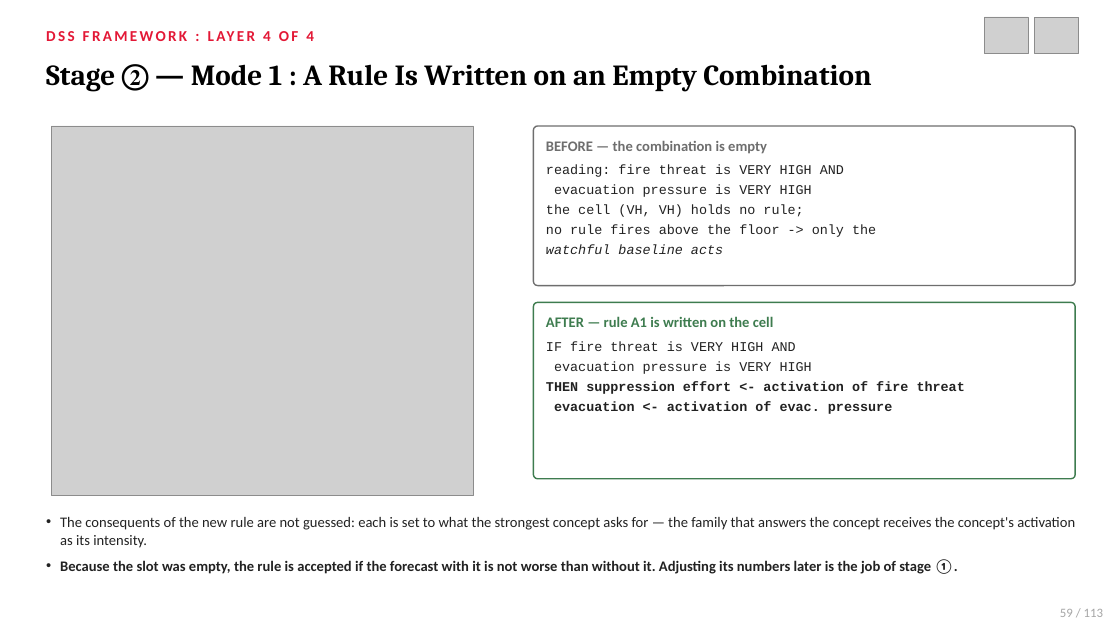
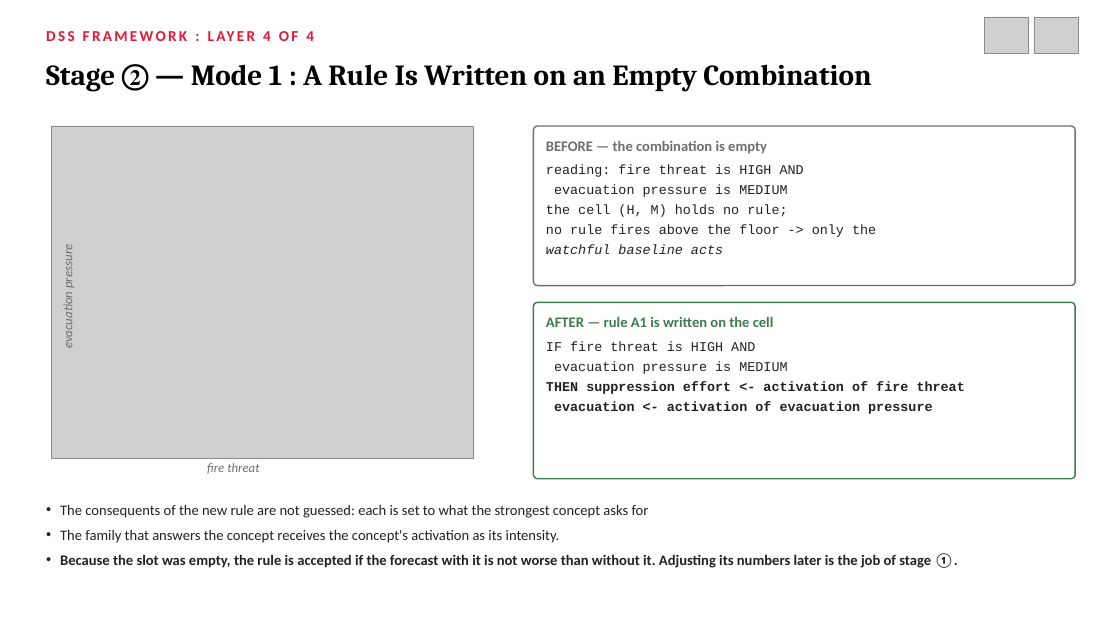
Before and after one commit to northwind13/Enhanced_DSS, a slide deck: slide 56 of 01_Thesis/DisasterAware_Presentation.pptx (slide 59 before the commit). Drawn at 1120x630 pixels with LibreOffice and Linux fonts; fonts in the diff are those of the drawing; grey boxes stand for pictures. Boxes give left, top, right and bottom in pixels: in the first picture for what was removed or moved away, otherwise in the second. Text is boxed around its words. In the diff, an @@ line names an element or a change of style, - is before the commit and + after.

```diff
--- a/01_Thesis/DisasterAware_Presentation.pptx
+++ b/01_Thesis/DisasterAware_Presentation.pptx
@@ picture: place and size @@
-picture at <box>51,126,474,496</box>
+picture at <box>51,126,474,459</box>
@@ text at <box>546,165,804,217</box>: text changed @@
-reading: fire threat is VERY HIGH AND
-evacuation pressure is VERY HIGH
-the cell (VH, VH) holds no rule;
+reading: fire threat is HIGH AND
+evacuation pressure is MEDIUM
+the cell (H, M) holds no rule;
@@ text added at <box>60,248,76,348</box>, 11 pt, text #6E6E6E, italic @@
+evacuation pressure
@@ text at <box>546,341,787,374</box>: text changed @@
-IF fire threat is VERY HIGH AND
-evacuation pressure is VERY HIGH
+IF fire threat is HIGH AND
+evacuation pressure is MEDIUM
@@ text at <box>554,401,932,414</box>: text changed @@
-evacuation <- activation of evac. pressure
+evacuation <- activation of evacuation pressure
@@ text added at <box>207,463,259,473</box>, 11 pt, text #6E6E6E, italic @@
+fire threat
@@ text "The consequents of the new ...": place and size @@
-text "The consequents of the new ..." at <box>60,517,1075,574</box>
+text "The consequents of the new ..." at <box>60,505,957,568</box>
@@ text at <box>60,505,649,543</box>: text changed @@
-• The consequents of the new rule are not guessed: each is set to what the strongest concept asks for — the family that answers the concept receives the concept's activation as its intensity.
+• The consequents of the new rule are not guessed: each is set to what the strongest concept asks for
+• The family that answers the concept receives the concept's activation as its intensity.
@@ text removed at <box>1060,609,1104,617</box> @@
-59 / 113
```
Also in this commit, not shown: 67 other slides changed, 20 slides added, 44 slides removed, 15 other files.
